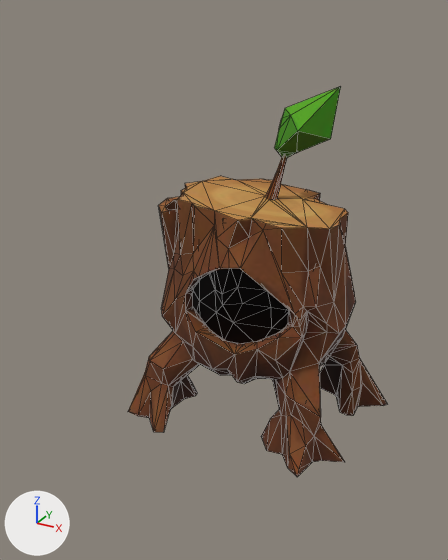
The glTF model ecorce/modeles/m_souche_marcheuse.glb, before and after one commit.
Rendered twice from a 50 mm lens placed at (0.728, -1.561, 0.694), pointed at (-0.02, -0.201, 0.014). The axes (+X, +Y, +Z) are drawn at lower left. The lights are the same throughout. The picture after the commit comes second. Mesh edges are drawn as thin lines. Vertices at exactly the same position are counted once.

The older version as bpy lines, for what is in view:
```python
me_geometry_0 = bpy.data.meshes.new('geometry_0')
me_geometry_0.from_pydata(...)  # 1485 vertices, 2997 faces; spans x -0.74..0.74, y -0.6..0.6, z -1.0..1.0
me_geometry_0.materials.append(mat_material_0)  # picture img_image_0
ob_geometry_0 = bpy.data.objects.new('geometry_0', me_geometry_0)
ob_geometry_0.location = (0.004, -0.001, 0.0)
ob_geometry_0.scale = (0.5, 0.5, 0.5)
```
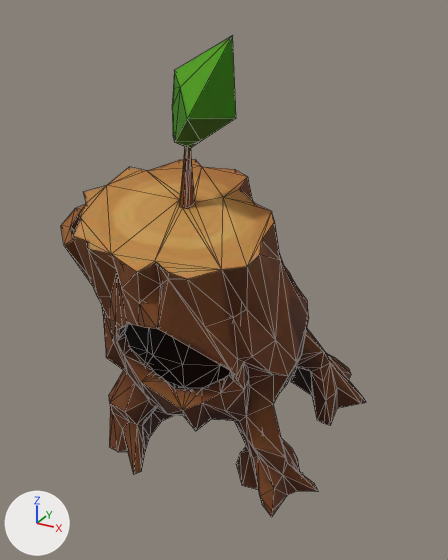
The newer file adds a shape key; the second version is drawn at full value of the shape key 'frappe' of 'geometry_0', and the change is written as the vertex moves it makes.

Changed parts and their boxes [x1, y1, x2, y2] in the pictures (448 x 560 px):
'geometry_0', reshaped, moved, rescaled (18% wider, 23% taller): before [128, 86, 387, 477]; after [61, 35, 366, 517]

Diff of the bpy script that builds the scene:
```diff
--- a/ecorce/modeles/m_souche_marcheuse.glb.py
+++ b/ecorce/modeles/m_souche_marcheuse.glb.py
@@ me_geometry_0 @@
 # used by ob_geometry_0; location = (0.004, -0.001, 0.0); scale = (0.5, 0.5, 0.5)
-me_geometry_0.from_pydata(...)  # 1485 vertices, 2997 faces; spans x -0.74..0.74, y -0.6..0.6, z -1.0..1.0
+me_geometry_0.from_pydata(...)  # 1485 vertices, 2997 faces; spans x -0.17..0.5, y -0.37..0.34, z -0.01..1.14
+# me_geometry_0 part 1: the whole mesh is multiplied about its middle by the matrix ((0.45, 0.0, 0.0), (0.0, 0.418, -0.203), (0.0, 0.167, 0.509)), then moved by (0.17, -0.11, 0.6)
 me_geometry_0.materials.append(mat_material_0)
@@ ob_geometry_0 @@
 ob_geometry_0 = bpy.data.objects.new('geometry_0', me_geometry_0)
-ob_geometry_0.location = (0.004, -0.001, 0.0)
-ob_geometry_0.scale = (0.5, 0.5, 0.5)
+ob_geometry_0.location = (-0.168, -0.262, -0.539)
+ob_geometry_0.scale = (1.04, 1.04, 1.04)
```
